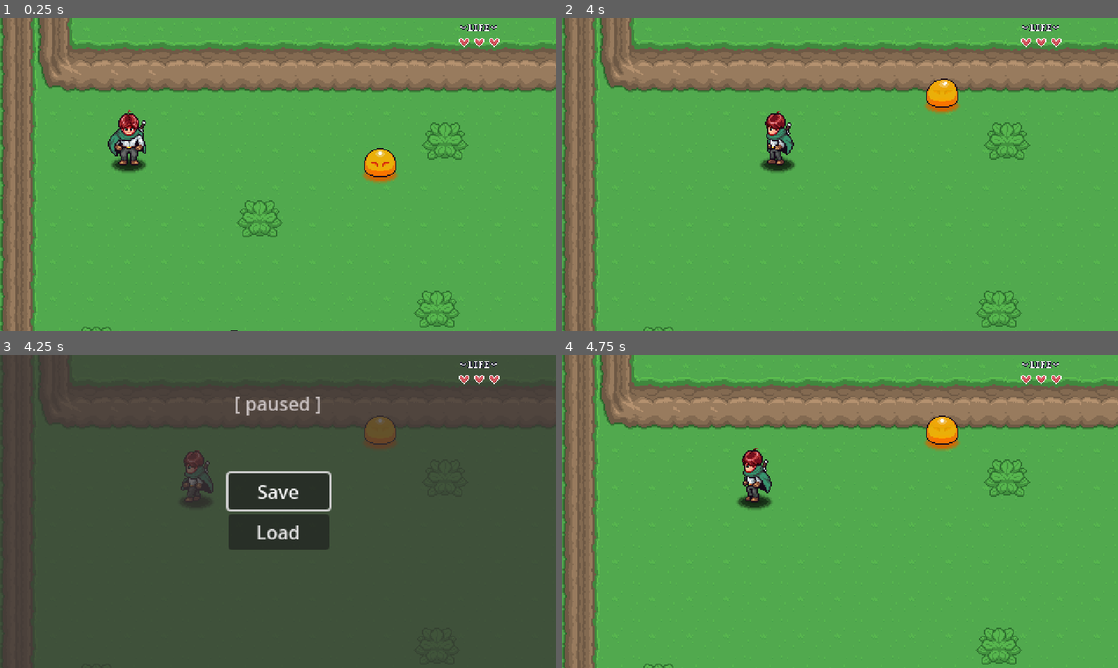
Above: before the commit, frames 1-4 (two rows, left to right).
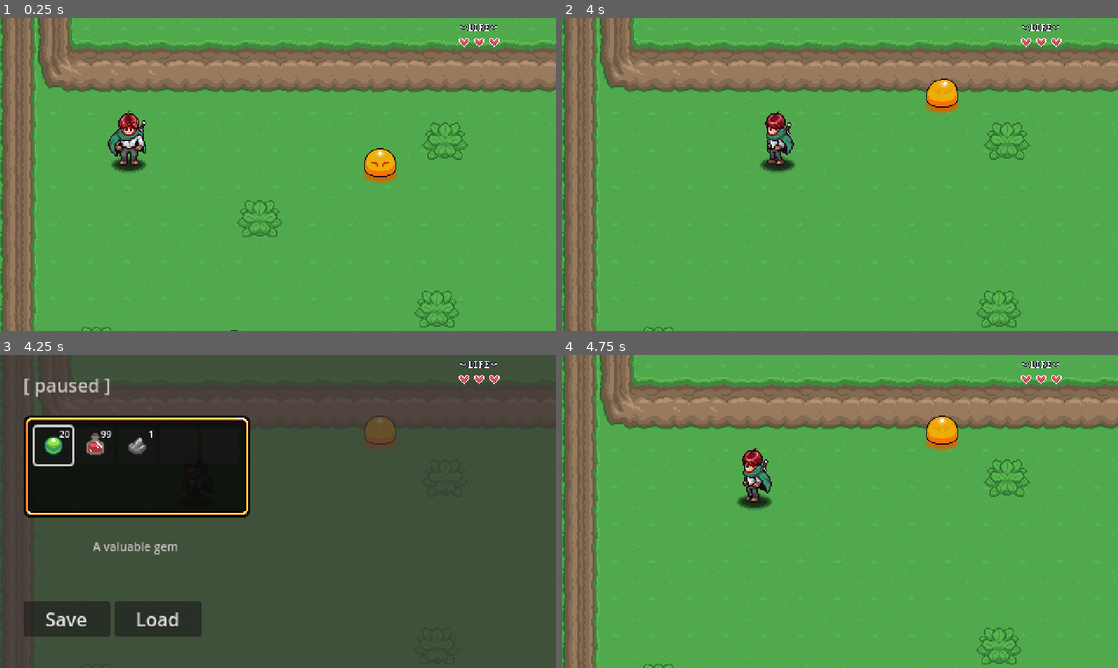
Above: after the commit, the same moments.

Repository: nimaeskandary/aarpg
Game: Godot game, scene res://Levels/Area1/Level1.tscn
Two runs of this game, one before a commit and one after it. Both use one fixed random seed, a clock stepped at 60 frames per second and the inputs below.
Inputs:
- Up to frame 1 (0.25 s): no input
- Up to frame 2 (4 s): hold D (right) 0.53-1.28 s; hold Space (attack) 0.53-1.28 s; hold S (down) 1.28-2.03 s; tap Space (attack) at 1.35, 2.85 s; hold D (right) 2.03-2.78 s; hold Space (attack) 2.03-2.78 s; hold W (up) 2.78-3.53 s; hold A (left) from 3.53 s (still down); hold Space (attack) from 3.53 s (still down)
- Up to frame 3 (4.25 s): keep holding A (left); keep holding Space (attack); tap Escape (pause) at 4.15 s
- Up to frame 4 (4.75 s): release A (left) at 4.25 s; release Space (attack) at 4.25 s; click "Save" at 4.25 s

Frames 1-2 are identical in both runs. In frame 3, 21% of the frame differs, in the area x 4-60%, y 7-90%; in frame 4, nothing differs.

Commit message:
ep 16, resource based inventory system

Diff:
--- /dev/null
+++ b/GUI/PauseMenu/Inventory/InventorySlot.tscn
@@ -0,0 +1,31 @@
+[gd_scene load_steps=4 format=3 uid="uid://rl0fj6n4rwhp"]
+
+[ext_resource type="Script" path="res://GUI/PauseMenu/Inventory/inventory_slot_ui.gd" id="1_a4hd7"]
+[ext_resource type="Texture2D" uid="uid://cricu1rtr657w" path="res://Items/Sprites/items.png" id="1_h8v26"]
+
+[sub_resource type="AtlasTexture" id="AtlasTexture_k5k26"]
+atlas = ExtResource("1_h8v26")
+region = Rect2(0, 0, 32, 32)
+
+[node name="InventorySlot" type="Button"]
+custom_minimum_size = Vector2(32, 32)
+offset_right = 32.0
+offset_bottom = 32.0
+script = ExtResource("1_a4hd7")
+
+[node name="TextureRect" type="TextureRect" parent="."]
+custom_minimum_size = Vector2(32, 32)
+layout_mode = 0
+offset_right = 32.0
+offset_bottom = 32.0
+texture = SubResource("AtlasTexture_k5k26")
+stretch_mode = 3
+
+[node name="Label" type="Label" parent="."]
+layout_mode = 0
+offset_right = 31.0
+offset_bottom = 23.0
+theme_override_font_sizes/font_size = 8
+text = "99
+"
+horizontal_alignment = 2
--- /dev/null
+++ b/GUI/PauseMenu/Inventory/Scripts/inventory_data.gd
@@ -0,0 +1,8 @@
+class_name InventoryData
+extends Resource
+
+@export var slots: Array[SlotData]
+
+
+func add_item():
+	pass
--- /dev/null
+++ b/GUI/PauseMenu/Inventory/Scripts/inventory_ui.gd
@@ -0,0 +1,26 @@
+class_name InventoryUi
+extends Control
+
+const INVENTORY_SLOT: PackedScene = preload("res://GUI/PauseMenu/Inventory/InventorySlot.tscn")
+@export var data: InventoryData
+
+@onready var pause_menu: CanvasLayer = $"../../.."
+
+
+func _ready() -> void:
+	PauseMenu.show_signal.connect(update_inventory)
+	PauseMenu.hide_signal.connect(clear_inventory)
+	clear_inventory()
+
+
+func clear_inventory() -> void:
+	for c in get_children():
+		c.queue_free()
+
+
+func update_inventory() -> void:
+	for s in data.slots:
+		var new_slot: InventorySlotUi = INVENTORY_SLOT.instantiate()
+		add_child(new_slot)
+		new_slot.slot_data = s
+	(get_child(0) as InventorySlotUi).grab_focus()
--- /dev/null
+++ b/GUI/PauseMenu/Inventory/Scripts/slot_data.gd
@@ -0,0 +1,5 @@
+class_name SlotData
+extends Resource
+
+@export var item_data: ItemData
+@export var quantity: int = 0
--- /dev/null
+++ b/GUI/PauseMenu/Inventory/inventory_slot_ui.gd
@@ -0,0 +1,34 @@
+class_name InventorySlotUi
+extends Button
+
+var slot_data: SlotData:
+	set = set_slot_data
+
+@onready var texture_rect: TextureRect = $TextureRect
+@onready var label: Label = $Label
+
+
+func _ready() -> void:
+	texture_rect.texture = null
+	label.text = ""
+	focus_entered.connect(item_focused)
+	focus_exited.connect(item_unfocused)
+
+
+func set_slot_data(v: SlotData) -> void:
+	slot_data = v
+	if !slot_data:
+		return
+	texture_rect.texture = slot_data.item_data.texture
+	label.text = str(slot_data.quantity)
+
+
+func item_focused() -> void:
+	if slot_data and slot_data.item_data and slot_data.item_data.description:
+		PauseMenu.update_item_description(slot_data.item_data.description)
+	else:
+		PauseMenu.update_item_description("")
+
+
+func item_unfocused() -> void:
+	PauseMenu.update_item_description("")
--- /dev/null
+++ b/GUI/PauseMenu/Inventory/player_inventory.tres
@@ -0,0 +1,26 @@
+[gd_resource type="Resource" script_class="InventoryData" load_steps=9 format=3 uid="uid://dmxs55dlwt13i"]
+
+[ext_resource type="Script" path="res://GUI/PauseMenu/Inventory/Scripts/inventory_data.gd" id="1_p36sx"]
+[ext_resource type="Script" path="res://GUI/PauseMenu/Inventory/Scripts/slot_data.gd" id="2_7br60"]
+[ext_resource type="Resource" uid="uid://6s01ry3fwpv3" path="res://Items/gem.tres" id="3_5jdb5"]
+[ext_resource type="Resource" uid="uid://dd7fphhb6uu0n" path="res://Items/potion.tres" id="4_w0272"]
+[ext_resource type="Resource" uid="uid://dcllsu38hd561" path="res://Items/stone.tres" id="5_0ewss"]
+
+[sub_resource type="Resource" id="Resource_dchwk"]
+script = ExtResource("2_7br60")
+item_data = ExtResource("3_5jdb5")
+quantity = 20
+
+[sub_resource type="Resource" id="Resource_mgbd4"]
+script = ExtResource("2_7br60")
+item_data = ExtResource("4_w0272")
+quantity = 99
+
+[sub_resource type="Resource" id="Resource_khyxm"]
+script = ExtResource("2_7br60")
+item_data = ExtResource("5_0ewss")
+quantity = 1
+
+[resource]
+script = ExtResource("1_p36sx")
+slots = Array[ExtResource("2_7br60")]([SubResource("Resource_dchwk"), SubResource("Resource_mgbd4"), SubResource("Resource_khyxm"), null, null])
--- a/GUI/PauseMenu/PauseMenu.tscn
+++ b/GUI/PauseMenu/PauseMenu.tscn
@@ -1,12 +1,40 @@
-[gd_scene load_steps=2 format=3 uid="uid://dgn78x5ufkgny"]
+[gd_scene load_steps=8 format=3 uid="uid://dgn78x5ufkgny"]
 
 [ext_resource type="Script" path="res://GUI/PauseMenu/pause_menu.gd" id="1_15jyp"]
+[ext_resource type="Texture2D" uid="uid://cricu1rtr657w" path="res://Items/Sprites/items.png" id="2_7jl44"]
+[ext_resource type="Script" path="res://GUI/PauseMenu/Inventory/Scripts/inventory_ui.gd" id="3_rvlas"]
+[ext_resource type="PackedScene" uid="uid://rl0fj6n4rwhp" path="res://GUI/PauseMenu/Inventory/InventorySlot.tscn" id="3_sn2dv"]
+[ext_resource type="Resource" uid="uid://dmxs55dlwt13i" path="res://GUI/PauseMenu/Inventory/player_inventory.tres" id="4_h0rnk"]
+
+[sub_resource type="AtlasTexture" id="AtlasTexture_83oiu"]
+atlas = ExtResource("2_7jl44")
+region = Rect2(96, 0, 32, 32)
+
+[sub_resource type="StyleBoxTexture" id="StyleBoxTexture_skice"]
+content_margin_left = 10.0
+content_margin_top = 10.0
+content_margin_right = 10.0
+content_margin_bottom = 10.0
+texture = SubResource("AtlasTexture_83oiu")
+texture_margin_left = 14.0
+texture_margin_top = 14.0
+texture_margin_right = 14.0
+texture_margin_bottom = 14.0
 
 [node name="PauseMenu" type="CanvasLayer"]
 process_mode = 3
 script = ExtResource("1_15jyp")
 
-[node name="ColorRect" type="ColorRect" parent="."]
+[node name="Control" type="Control" parent="."]
+layout_mode = 3
+anchors_preset = 15
+anchor_right = 1.0
+anchor_bottom = 1.0
+grow_horizontal = 2
+grow_vertical = 2
+
+[node name="ColorRect" type="ColorRect" parent="Control"]
+layout_mode = 1
 anchors_preset = 15
 anchor_right = 1.0
 anchor_bottom = 1.0
@@ -14,35 +42,84 @@
 grow_vertical = 2
 color = Color(0.223529, 0.203922, 0.203922, 0.756863)
 
-[node name="VBoxContainer" type="VBoxContainer" parent="."]
+[node name="PauseLabel" type="Label" parent="Control"]
+modulate = Color(0.785124, 0.753998, 0.753998, 1)
+layout_mode = 1
+anchors_preset = 5
+anchor_left = 0.5
+anchor_right = 0.5
+offset_left = -220.0
+offset_top = 14.0
+offset_right = -144.0
+offset_bottom = 37.0
+grow_horizontal = 2
+text = "[ paused ]"
+
+[node name="HBoxContainer" type="HBoxContainer" parent="Control"]
+layout_mode = 1
 anchors_preset = 8
 anchor_left = 0.5
 anchor_top = 0.5
 anchor_right = 0.5
 anchor_bottom = 0.5
-offset_left = -43.5
-offset_top = -33.0
-offset_right = 43.5
-offset_bottom = 33.0
+offset_left = -220.0
+offset_top = 77.0
+offset_right = -66.0
+offset_bottom = 108.0
 grow_horizontal = 2
 grow_vertical = 2
 
-[node name="ButtonSave" type="Button" parent="VBoxContainer"]
+[node name="ButtonSave" type="Button" parent="Control/HBoxContainer"]
+custom_minimum_size = Vector2(75, 0)
 layout_mode = 2
 text = "Save"
 
-[node name="ButtonLoad" type="Button" parent="VBoxContainer"]
+[node name="ButtonLoad" type="Button" parent="Control/HBoxContainer"]
+custom_minimum_size = Vector2(75, 0)
 layout_mode = 2
 text = "Load"
 
-[node name="Label" type="Label" parent="."]
+[node name="PanelContainer" type="PanelContainer" parent="Control"]
+layout_mode = 0
+offset_left = 20.0
+offset_top = 52.0
+offset_right = 216.0
+offset_bottom = 140.0
+theme_override_styles/panel = SubResource("StyleBoxTexture_skice")
+
+[node name="GridContainer" type="GridContainer" parent="Control/PanelContainer"]
+layout_mode = 2
+columns = 5
+script = ExtResource("3_rvlas")
+data = ExtResource("4_h0rnk")
+
+[node name="InventorySlot" parent="Control/PanelContainer/GridContainer" instance=ExtResource("3_sn2dv")]
+layout_mode = 2
+
+[node name="InventorySlot2" parent="Control/PanelContainer/GridContainer" instance=ExtResource("3_sn2dv")]
+layout_mode = 2
+
+[node name="InventorySlot3" parent="Control/PanelContainer/GridContainer" instance=ExtResource("3_sn2dv")]
+layout_mode = 2
+
+[node name="InventorySlot4" parent="Control/PanelContainer/GridContainer" instance=ExtResource("3_sn2dv")]
+layout_mode = 2
+
+[node name="InventorySlot5" parent="Control/PanelContainer/GridContainer" instance=ExtResource("3_sn2dv")]
+layout_mode = 2
+
+[node name="InventorySlot6" parent="Control/PanelContainer/GridContainer" instance=ExtResource("3_sn2dv")]
+layout_mode = 2
+
+[node name="ItemDescription" type="Label" parent="Control"]
 modulate = Color(0.785124, 0.753998, 0.753998, 1)
-anchors_preset = 5
-anchor_left = 0.5
-anchor_right = 0.5
-offset_left = -38.0
-offset_top = 30.0
-offset_right = 38.0
-offset_bottom = 53.0
+layout_mode = 2
+offset_left = 30.0
+offset_top = 158.0
+offset_right = 205.0
+offset_bottom = 181.0
 grow_horizontal = 2
-text = "[ paused ]"
+theme_override_font_sizes/font_size = 10
+text = "Drink this for big gains"
+horizontal_alignment = 1
+autowrap_mode = 2
--- a/GUI/PauseMenu/pause_menu.gd
+++ b/GUI/PauseMenu/pause_menu.gd
@@ -1,7 +1,10 @@
 extends CanvasLayer
 
-@onready var button_save: Button = $VBoxContainer/ButtonSave
-@onready var button_load: Button = $VBoxContainer/ButtonLoad
+signal show_signal
+signal hide_signal
+@onready var button_save: Button = $Control/HBoxContainer/ButtonSave
+@onready var button_load: Button = $Control/HBoxContainer/ButtonLoad
+@onready var item_description: Label = $Control/ItemDescription
 
 var is_paused: bool = false
 
@@ -26,13 +29,14 @@
 	get_tree().paused = true
 	visible = true
 	is_paused = true
-	button_save.grab_focus()
+	show_signal.emit()
 
 
 func hide_pause_menu():
 	get_tree().paused = false
 	visible = false
 	is_paused = false
+	hide_signal.emit()
 
 
 func on_save_pressed() -> void:
@@ -48,3 +52,7 @@
 	SaveManager.load_game()
 	await GlobalLevelManager.level_load_started_signal
 	hide_pause_menu()
+
+
+func update_item_description(new_text: String) -> void:
+	item_description.text = new_text
--- /dev/null
+++ b/Items/Scripts/item_data.gd
@@ -0,0 +1,7 @@
+class_name ItemData
+extends Resource
+
+@export var name := ""
+
+@export_multiline var description := ""
+@export var texture: Texture2D
--- /dev/null
+++ b/Items/gem.tres
@@ -0,0 +1,14 @@
+[gd_resource type="Resource" script_class="ItemData" load_steps=4 format=3 uid="uid://6s01ry3fwpv3"]
+
+[ext_resource type="Script" path="res://Items/Scripts/item_data.gd" id="1_q2dol"]
+[ext_resource type="Texture2D" uid="uid://cricu1rtr657w" path="res://Items/Sprites/items.png" id="2_hv70p"]
+
+[sub_resource type="AtlasTexture" id="AtlasTexture_jx7j2"]
+atlas = ExtResource("2_hv70p")
+region = Rect2(0, 0, 32, 32)
+
+[resource]
+script = ExtResource("1_q2dol")
+name = "Gem"
+description = "A valuable gem"
+texture = SubResource("AtlasTexture_jx7j2")
--- /dev/null
+++ b/Items/potion.tres
@@ -0,0 +1,14 @@
+[gd_resource type="Resource" script_class="ItemData" load_steps=4 format=3 uid="uid://dd7fphhb6uu0n"]
+
+[ext_resource type="Script" path="res://Items/Scripts/item_data.gd" id="1_svw71"]
+[ext_resource type="Texture2D" uid="uid://cricu1rtr657w" path="res://Items/Sprites/items.png" id="2_bimt1"]
+
+[sub_resource type="AtlasTexture" id="AtlasTexture_hjwsd"]
+atlas = ExtResource("2_bimt1")
+region = Rect2(32, 0, 32, 32)
+
+[resource]
+script = ExtResource("1_svw71")
+name = "Potion"
+description = "Drink this for big gains"
+texture = SubResource("AtlasTexture_hjwsd")
--- /dev/null
+++ b/Items/stone.tres
@@ -0,0 +1,14 @@
+[gd_resource type="Resource" script_class="ItemData" load_steps=4 format=3 uid="uid://dcllsu38hd561"]
+
+[ext_resource type="Script" path="res://Items/Scripts/item_data.gd" id="1_3iksg"]
+[ext_resource type="Texture2D" uid="uid://cricu1rtr657w" path="res://Items/Sprites/items.png" id="2_hqdpm"]
+
+[sub_resource type="AtlasTexture" id="AtlasTexture_otori"]
+atlas = ExtResource("2_hqdpm")
+region = Rect2(64, 0, 32, 32)
+
+[resource]
+script = ExtResource("1_3iksg")
+name = "Stone"
+description = "You can do bicep curls with this"
+texture = SubResource("AtlasTexture_otori")
--- a/project.godot
+++ b/project.godot
@@ -32,10 +32,6 @@
 window/size/window_width_override=1920
 window/size/window_height_override=1080
 window/stretch/mode="viewport"
-
-[editor]
-
-version_control/plugin_name="GitPlugin"
 
 [input]
 
Binary file added: Items/Sprites/items.png
Not shown, added: Items/Sprites/items.png.import
